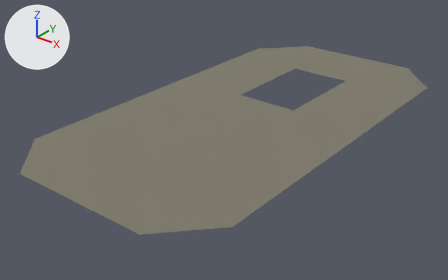
Two versions of the glTF model TermProject_IMD3901A/public/assets/floorNav.glb, one commit apart.
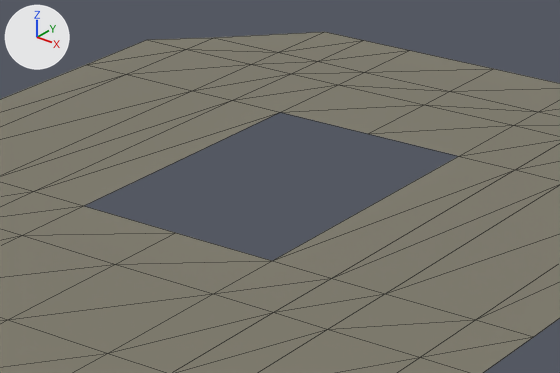
There are two pictures of each version: one whole from a camera (50 mm lens) standing at (5.0, -6.86, 3.63) and looking at (-0.19, -0.37, -0.39), one close up on the part from 48% to 83% of the width and 13% to 51% of the height. Lighting does not change. The marker at upper left points along +X, +Y and +Z. The close-ups show mesh edges as thin lines. Where no turn or scale is listed for an object, it has been applied to the vertices.

Objects in the first close-up: 'floorNav'.
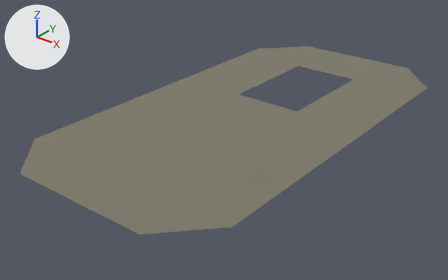
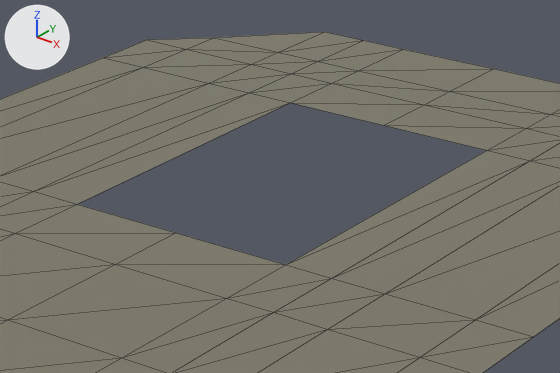
The newer file is also rescaled (x1.543) as a whole; pictures and numbers use the older file's frame.

Location of each change, (x1, y1, x2, y2) in pixels of the close-ups (560 x 373 px; the box of a moved part takes in the faces that stretch with it):
part 1 of me_mesh_039, moved or reshaped: (0, 47, 560, 373) in both

Edits to the bpy script that builds the scene:
```text
Change me_mesh_039:
    where me_mesh_039.from_pydata(...)  # 109 vertices, 180 faces; spans x -1.69..1.68, y -3.27..3.29, z 0.0
    used by ob_floornav; location = (0.0, 0.0, 0.0)
    before: 2 (-0.5, -3.27, 0.0), 4 (0.49, -3.27, 0.0), 10 (-0.5, -2.83, 0.0), 12 (0.49, -2.83, 0.0), 20 (-0.5, -2.56, 0.0)
    before: 22 (0.49, -2.56, 0.0), 31 (-0.5, -1.42, 0.0), 33 (0.49, -1.42, 0.0), 42 (-0.5, -0.71, 0.0), 44 (0.49, -0.71, 0.0) at pixel (107, 353)
    before: 53 (-0.5, 0.0, 0.0) at pixel (22, 235), 55 (0.49, 0.0, 0.0) at pixel (213, 293), 64 (-0.5, 0.43, 0.0) at pixel (83, 205), 66 (0.49, 0.43, 0.0) at pixel (272, 260), 71 (-1.69, 2.03, 0.0) at pixel (86, 64)
    before: 72 (-1.43, 2.03, 0.0) at pixel (126, 74), 73 (-1.02, 2.03, 0.0) at pixel (192, 90), 74 (-0.78, 2.03, 0.0) at pixel (232, 100), 76 (0.0, 2.03, 0.0) at pixel (367, 133), 78 (0.78, 2.03, 0.0) at pixel (515, 169)
    before: 79 (1.03, 2.03, 0.0), 80 (1.43, 2.03, 0.0), 81 (1.68, 2.03, 0.0), 86 (-0.5, 2.57, 0.0) at pixel (338, 84), 88 (0.49, 2.57, 0.0) at pixel (513, 125)
    before: 96 (-0.5, 2.83, 0.0) at pixel (364, 72), 98 (0.49, 2.83, 0.0) at pixel (538, 111), 104 (-0.5, 3.29, 0.0) at pixel (409, 50), 106 (0.49, 3.29, 0.0)
    me_mesh_039 part 1
    add for i in [2, 10, 20, 31, 42, 53, 64, 86, 96, 104]: me_mesh_039.vertices[i].co += Vector((-0.04, 0.0, 0.0))
    add for i in [4, 12, 22, 33, 44, 55, 66, 88, 98, 106]: me_mesh_039.vertices[i].co += Vector((0.07, 0.0, 0.0))
    add for i in [*range(71, 75), 76, *range(78, 82)]: me_mesh_039.vertices[i].co += Vector((0.0, 0.15, 0.0))
    me_mesh_039.vertices[75].co: (-0.5, 2.03, 0.0) -> (-0.53, 2.18, 0.0)  # pixel (280, 112) -> pixel (290, 102)
    me_mesh_039.vertices[77].co: (0.49, 2.03, 0.0) -> (0.55, 2.18, 0.0)  # pixel (458, 156) -> pixel (487, 150)
```
